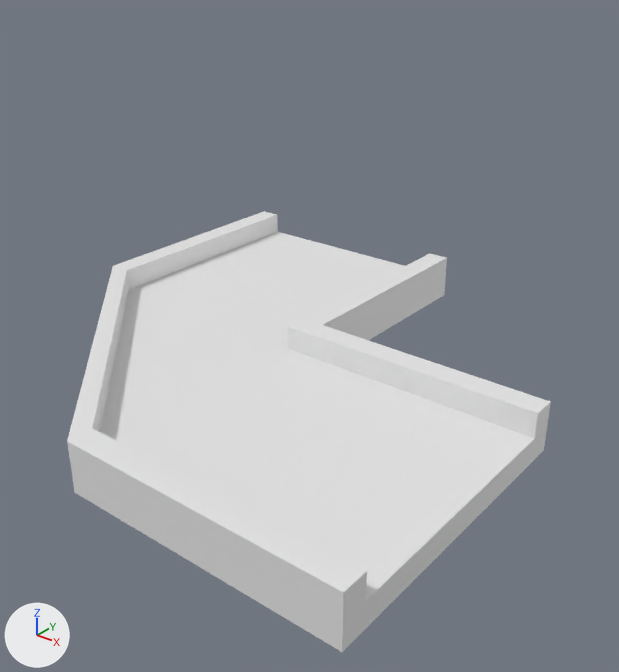
A saved change to the FBX model Parts/BendRoad.fbx.
Before and after are seen from a 50 mm camera at (14.6, -19.3, 17.0) aimed at (-4.2, 4.2, 2.4). The axes (+X, +Y, +Z) are drawn at lower left. The lights are the same throughout.

Names of what the first picture shows: '曲がり角'.
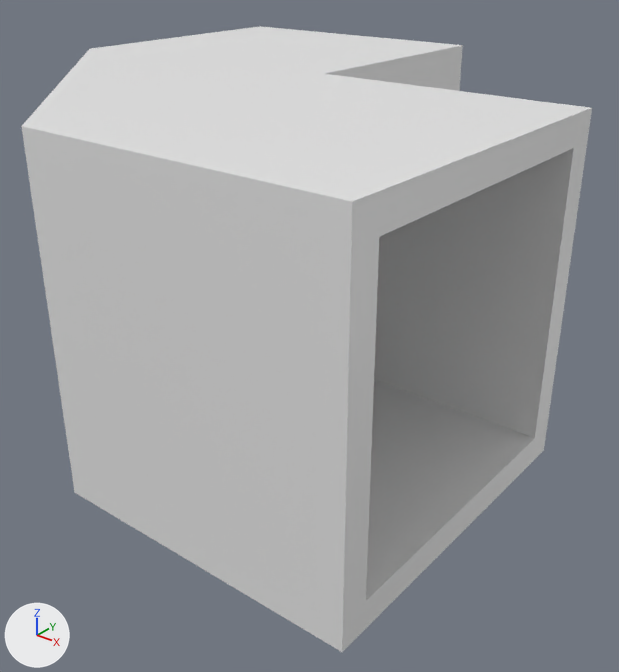
Location of each change, [x1, y1, x2, y2] in pixels of the pictures (619 x 672 px):
'曲がり角', reshaped (18% wider, 42% taller)
    before: [67, 211, 551, 652]
    after: [21, 26, 592, 652]
part 1 of me_平面, built on
    before: [67, 211, 551, 601]
    after: [21, 26, 592, 601]

What changed in the scene script:
```text
Change me_平面:
    used by ob_曲がり角; location = (0.0, 0.0, 0.0)
    remove me_平面.from_pydata(...)  # 42 vertices, 41 faces; spans x -17.0..5.0, y -6.0..16.0, z 0.0..2.0
    add me_平面.from_pydata(...)  # 56 vertices, 58 faces; spans x -17.0..5.0, y -6.0..16.0, z 0.0..12.0
    me_平面 part 1
    14 vertices are removed from x -17.0..5.0, y -6.0..16.0, z 2.0
    19 faces are deleted
    3 vertices are added at (-6.0, 5.0, 12.0), (-6.0, -5.0, 12.0), (-16.0, 5.0, 12.0)
    14 new vertices lie (0.0, 0.0, 10.0) away from vertices in x -17.0..5.0, y -6.0..16.0, z 1.0
    11 new vertices lie (0.0, 0.0, 1.0) away from vertices in x -17.0..5.0, y -6.0..16.0, z 11.0
    36 new faces join them
```
